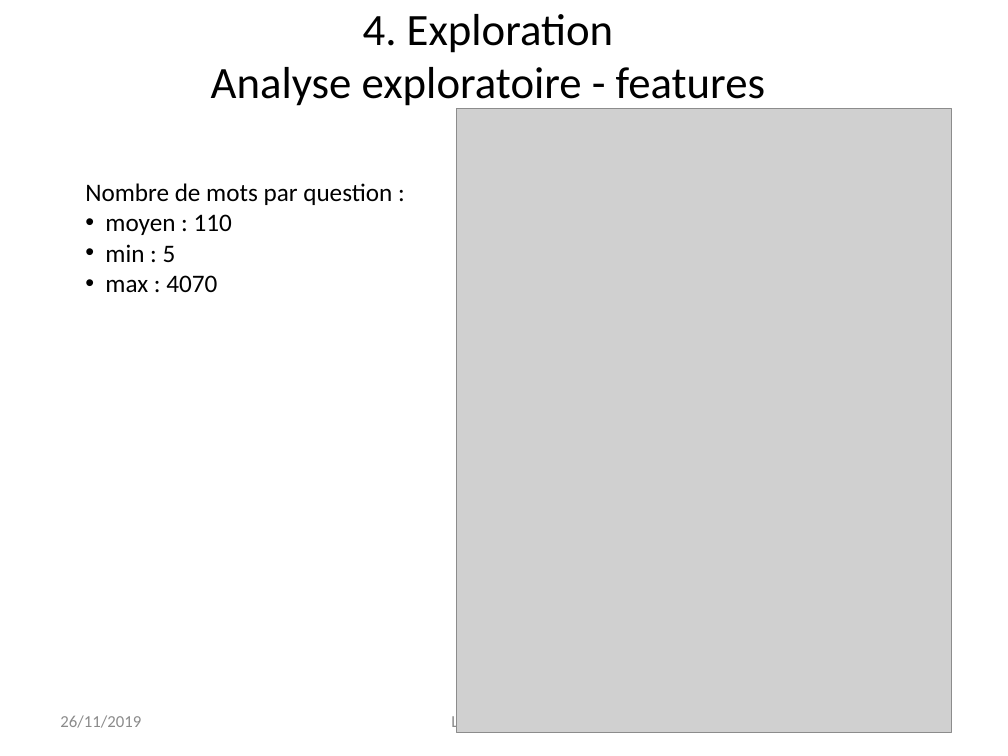
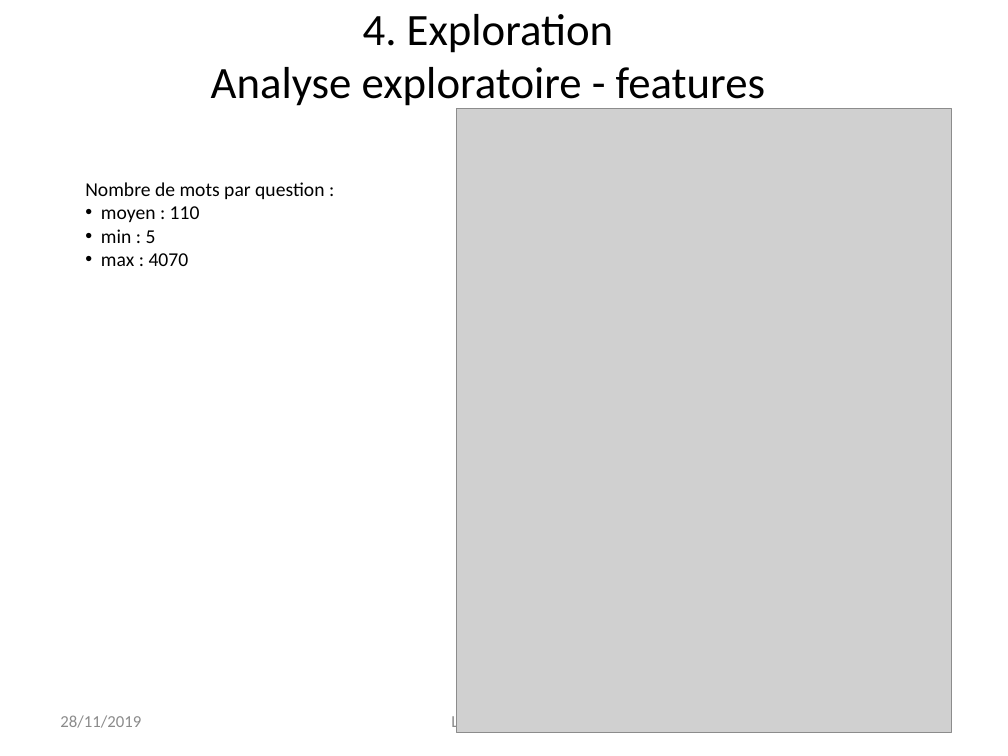
Before and after one commit to Lenka-St/Projet5, a slide deck: slide 11 of Projet 5 - Catégorisez automatiquement des questions.pptx (slide 9 before the commit). Drawn at 1008x756 pixels with LibreOffice and Linux fonts; fonts in the diff are those of the drawing; grey boxes stand for pictures. Boxes give left, top, right and bottom in pixels: in the first picture for what was removed or moved away, otherwise in the second. Text is boxed around its words. In the diff, an @@ line names an element or a change of style, - is before the commit and + after.

```diff
--- a/Projet 5 - Catégorisez automatiquement des questions.pptx
+++ b/Projet 5 - Catégorisez automatiquement des questions.pptx
@@ text "Nombre de mots par question ..." at (85,182,324,266): size 18 to 14 pt @@
@@ text at (60,715,141,728): text changed @@
-26/11/2019
+28/11/2019
```
Also in this commit, not shown: 16 other slides changed, 8 slides added, 1 slide removed.
